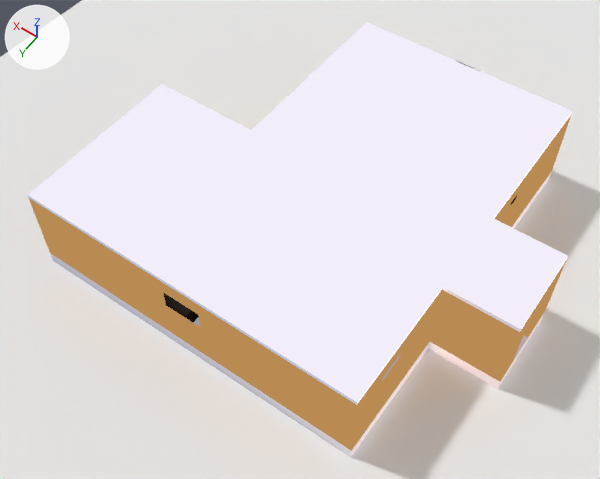
The Blender file assets_for_vulkan/home_v3/dom_v3.5.blend, before and after one commit.
One viewpoint serves both versions: a 50 mm camera at (-7.77, 13.32, 19.7) aimed at (1.07, 0.94, 0.25). The lights are fixed; the arrows at upper left show +X, +Y and +Z.

The older version as bpy lines, for what is in view:
```python
me_plane_002 = bpy.data.meshes.new('Plane.002')
me_plane_002.from_pydata(...)  # 310 vertices, 232 faces; spans x -6.42..6.42, y -5.84..5.84, z -1.65..-1.25
me_plane_002.materials.append(mat_floor)  # its picture is missing
me_plane_003 = bpy.data.meshes.new('Plane.003')
me_plane_003.from_pydata(...)  # 104 vertices, 54 faces; spans x -6.42..6.42, y -5.84..5.84, z 1.25..1.37
me_plane_003.materials.append(mat_ceiling)
me_plane_004 = bpy.data.meshes.new('Plane.004')
me_plane_004.from_pydata([(-18.7, -18.7, 0.0), (18.7, -18.7, 0.0), (-18.7, 18.7, 0.0), (18.7, 18.7, 0.0)], [], [(0, 1, 3, 2)])
me_plane_004.materials.append(mat_ground)  # white #e7e7e7
ob_ceiling = bpy.data.objects.new('ceiling', me_plane_003)
ob_ceiling.location = (0.51, -0.34, 1.25)
ob_floor = bpy.data.objects.new('floor', me_plane_002)
ob_floor.location = (0.51, -0.34, 1.25)
ob_ground = bpy.data.objects.new('ground', me_plane_004)
ob_ground.location = (-3.35, -1.66, -0.4)
_m = ob_ground.modifiers.new('Solidify', 'SOLIDIFY')
_m.thickness = 0.2
_m.nonmanifold_thickness_mode = 'FIXED'
_m.nonmanifold_merge_threshold = 0.0003
# also in view: 'walls' at (0.51, -0.34, 1.25)
```
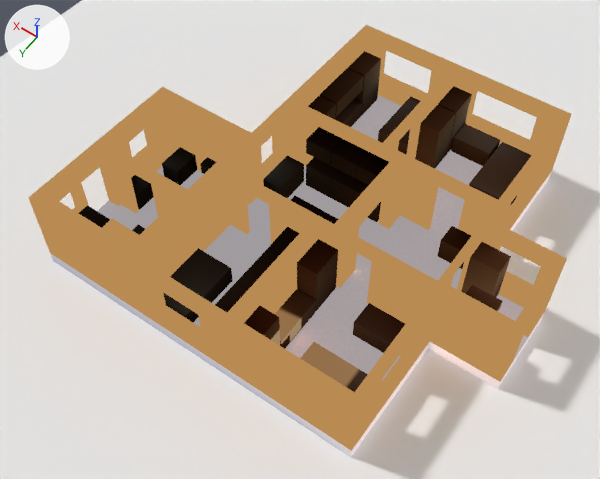
Boxes (x1, y1, x2, y2) around the edits, measured in the pictures (600 x 479 px):
'ceiling', hidden
    before: (27, 22, 573, 405)
'walls', unchanged, uncovered by the edit
    before: (29, 114, 572, 451)
    after: (28, 25, 572, 451)
'floor', unchanged, uncovered by the edit
    before: (50, 173, 551, 457)
    after: (50, 95, 551, 457)
'Cube.066', unchanged, uncovered by the edit
    before: (163, 293, 199, 322)
    after: (163, 248, 233, 322)
'Cube.071', unchanged, uncovered by the edit
    after: (297, 239, 338, 311)

Edits to the bpy script that builds the scene:
```text
Change ob_ceiling:
    add ob_ceiling.hide_set(True)  # its collection is switched off
```
